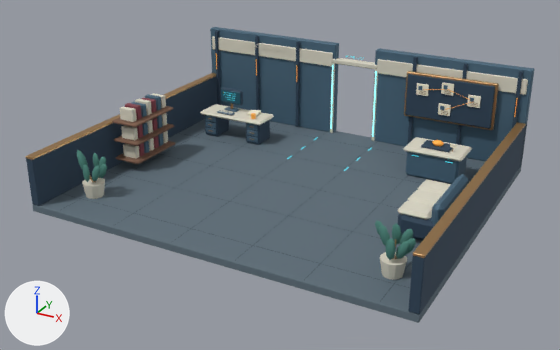
A saved change to the Blender file art/theater/terminal-detective-library.blend.
Both versions are drawn from a camera (50 mm lens) standing at (10.41, -19.62, 10.03) and looking at (-0.07, -0.56, 0.5). The axes (+X, +Y, +Z) are drawn at lower left. The lights are the same throughout. The picture after the commit comes second.

Objects in the first picture: 'office_architecture'.
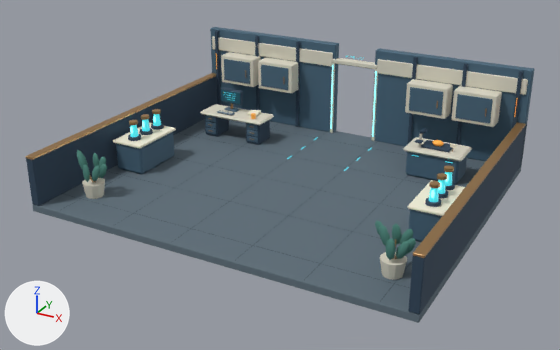
Pixel boxes [x1, y1, x2, y2] of what changed, in the pictures (560 x 350 px; the box of a moved part takes in the faces that stretch with it):
part 1 of me_cube, moved or reshaped
    before: [151, 93, 166, 108]
    after: [221, 52, 261, 87]
part 2 of me_cube, moved or reshaped
    before: [145, 94, 161, 111]
    after: [224, 59, 250, 84]
part 3 of me_cube, moved or reshaped (not visible afterwards)
    before: [141, 98, 156, 112]
part 4 of me_cube, moved or reshaped
    before: [416, 83, 429, 96]
    after: [261, 65, 288, 90]
part 5 of me_cube, moved or reshaped
    before: [405, 74, 495, 129]
    after: [409, 87, 443, 116]
part 6 of me_cube, moved or reshaped
    before: [467, 95, 481, 108]
    after: [455, 94, 493, 124]
part 7 of me_cube, moved or reshaped
    before: [114, 124, 174, 146]
    after: [113, 123, 176, 149]
part 8 of me_cube, added
    after: [151, 123, 164, 130]
part 9 of me_cube, added
    after: [153, 114, 161, 126]
part 10 of me_cube, added
    after: [140, 128, 153, 135]
part 11 of me_cube, added
    after: [142, 119, 150, 131]
part 12 of me_cube, added
    after: [141, 114, 149, 120]
part 13 of me_cube, added
    after: [128, 134, 141, 141]
part 14 of me_cube, added
    after: [130, 125, 139, 137]
part 15 of me_cube, rebuilt
    before: [398, 214, 434, 241]
    after: [409, 209, 442, 242]
part 16 of me_cube, deleted
    before: [115, 49, 478, 220]
part 17 of me_cube, moved or reshaped
    before: [248, 43, 290, 52]
    after: [248, 44, 298, 94]
part 18 of me_cube, reshaped
    before: [404, 71, 499, 226]
    after: [405, 79, 502, 216]
part 19 of me_cube, built on
    before: [112, 106, 173, 141]
    after: [116, 120, 174, 174]

Patch to the scene script:
```diff
--- a/art/theater/terminal-detective-library.blend.py
+++ b/art/theater/terminal-detective-library.blend.py
@@ me_cube @@
-me_cube.from_pydata(...)  # 8930 vertices, 7646 faces; spans x -6.0..6.0, y -5.0..5.0, z -0.22..3.3
+me_cube.from_pydata(...)  # 10674 vertices, 8940 faces; spans x -6.0..6.0, y -5.0..5.0, z -0.22..3.3
+# me_cube part 1: the loose piece of 24 vertices spanning x -5.39..-4.88, y 0.09..0.28, z 1.67..2.06 is scaled about its middle by (2.74, 2.99, 2.65), then moved by (0.69, 4.21, 0.12)
+# me_cube part 2: the loose piece of 24 vertices spanning x -5.39..-4.88, y -0.17..0.02, z 1.62..2.1 is scaled about its middle by (2.23, 0.0432, 1.73), then moved by (0.69, 4.17, 0.12)
+# me_cube part 3: the loose piece of 24 vertices spanning x -5.39..-4.88, y -0.44..-0.25, z 1.67..2.06 is scaled about its middle by (0.0495, 0.11, 0.724), then moved by (1.09, 4.4, 0.07), in mat_brass (brown #a68152)
+# me_cube part 4: the loose piece of 24 vertices spanning x 2.39..2.8, y 4.4..4.44, z 2.06..2.44 is scaled about its middle by (2.79, 0.395, 2.1), then moved by (-5.45, -0.33, -0.27), in mat_blue (blue #4a697d)
+# me_cube part 5: the loose piece of 24 vertices spanning x 2.04..4.96, y 4.45..4.51, z 1.26..2.69 is scaled about its middle by (0.386, 0.347, 0.569), then moved by (-0.65, -0.39, 0.0), in mat_blue (blue #4a697d)
+# me_cube part 6: the loose piece of 24 vertices spanning x 4.14..4.55, y 4.4..4.44, z 1.92..2.31 is scaled about its middle by (2.79, 0.395, 2.1), then moved by (0.1, -0.33, -0.14), in mat_blue (blue #4a697d)
+# me_cube part 7: the loose piece of 24 vertices spanning x -5.59..-4.64, y -1.67..0.38, z 0.95..1.03 is scaled about its middle by (1.2, 0.945, 1.17), then moved by (0.12, -0.15, -0.01), in mat_paper (pale yellow #f6f0d8)
+# me_cube part 8: a new loose piece, a 12-sided cylinder along z spanning x -5.21..-4.79, y -0.33..0.09, z 1.03..1.13, in mat_navy (dark blue #2e4459)
+# me_cube part 9: a new loose piece, a 16-sided cut cone along z (radius 0.13 at the low end, 0.09 at the high end) spanning x -5.13..-4.87, y -0.25..0.01, z 1.13..1.55, in mat_cyan (cyan #4bd4df, glowing cyan #4bd4df)
+# me_cube part 10: a new loose piece, a 12-sided cylinder along z spanning x -5.21..-4.79, y -0.93..-0.51, z 1.03..1.13, in mat_navy (dark blue #2e4459)
+# me_cube part 11: a new loose piece, a 16-sided cut cone along z (radius 0.13 at the low end, 0.09 at the high end) spanning x -5.13..-4.87, y -0.85..-0.59, z 1.13..1.55, in mat_cyan (cyan #4bd4df, glowing cyan #4bd4df)
+# me_cube part 12: a new loose piece, a 12-sided cylinder along z spanning x -5.14..-4.86, y -0.86..-0.58, z 1.54..1.63, in mat_brass (brown #a68152)
+# me_cube part 13: a new loose piece, a 12-sided cylinder along z spanning x -5.21..-4.79, y -1.53..-1.11, z 1.03..1.13, in mat_navy (dark blue #2e4459)
+# me_cube part 14: a new loose piece, a 16-sided cut cone along z (radius 0.13 at the low end, 0.09 at the high end) spanning x -5.13..-4.87, y -1.45..-1.19, z 1.13..1.55, in mat_cyan (cyan #4bd4df, glowing cyan #4bd4df)
+# me_cube part 15: the loose piece of 24 vertices spanning x 4.18..5.43, y -1.85..0.55, z 0.07..0.79 is rebuilt with 24 vertices and now spans x 4.48..5.52, y -1.72..0.12, z 0.0..0.94, in mat_blue (blue #4a697d)
+# me_cube part 16: 42 loose pieces with 724 vertices, spanning x -5.59..5.08, y -1.79..4.59, z 0.32..2.97, are deleted
+# me_cube part 17: 131 vertices moved within x -4.12..-2.56, y 4.59, z 2.85..2.95; 2156 vertices removed from x -4.31..-2.48, y 4.59, z 2.85..2.97; 2720 vertices added at x -4.22..-2.15, y 4.11..4.67, z 1.46..2.95
+# me_cube part 18: 48 vertices removed from x 1.98..5.43, y -1.85..4.65, z 0.44..2.76; 726 vertices added at x 2.15..5.57, y -1.77..4.67, z 0.94..2.5
+# me_cube part 19: 48 vertices removed from x -5.59..-4.64, y -1.67..0.38, z 1.03..1.66; 162 vertices added at x -5.52..-4.48, y -1.72..0.12, z 0.0..1.63
+# other edits to the shape of me_cube do not show in these pictures
 me_cube.materials.append(mat_floor)
@@ me_cube @@
 me_cube.materials.append(mat_paper)
-me_cube.materials.append(mat_wood)  # brown #7c5b48
-me_cube.materials.append(mat_wine)  # brown #86424c
 me_cube.materials.append(mat_plant)
```
